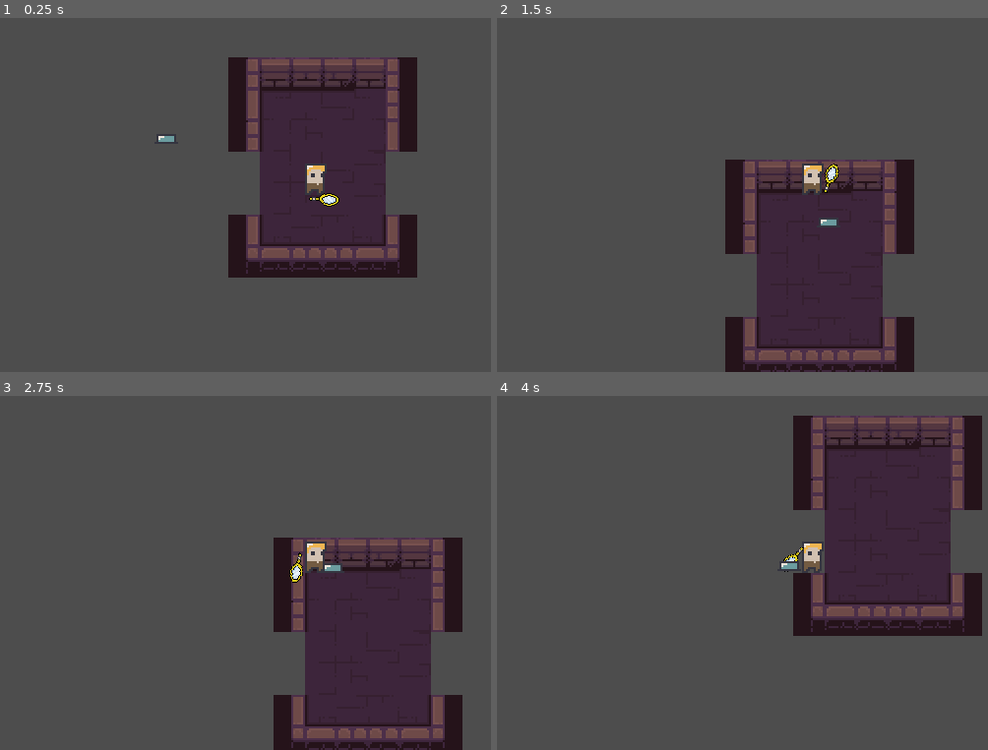
Above: before the commit, frames 1-4 (two rows, left to right).
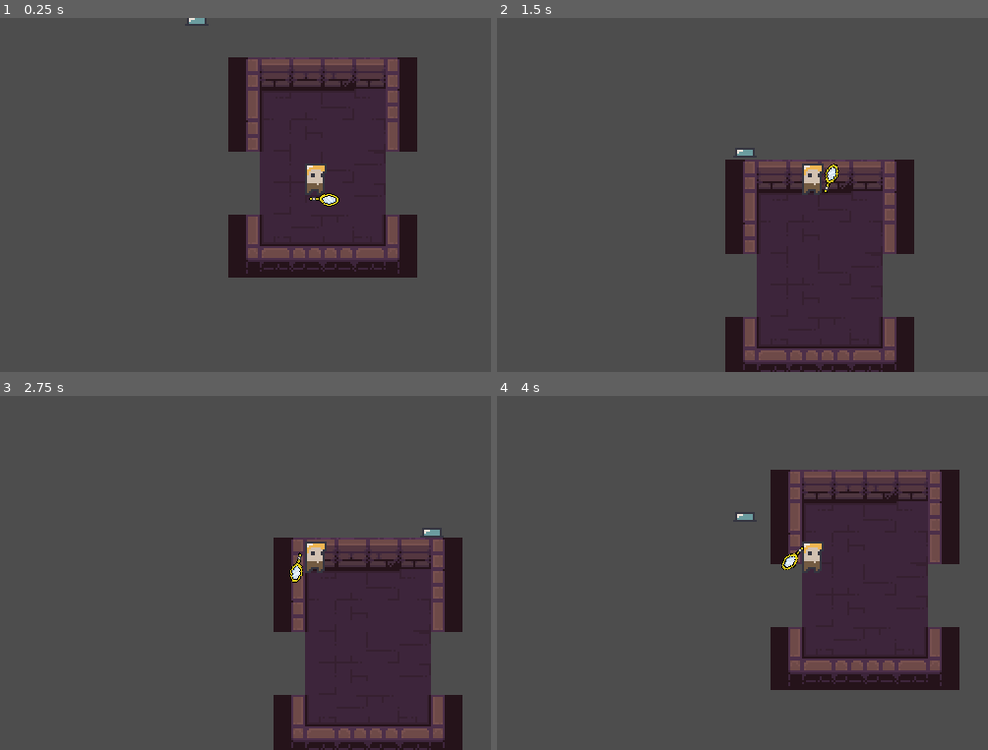
Above: after the commit, the same moments.

Repository: Z3BINI/mirror-attack
Game: Godot game, scene res://scenes/levels/test_level.tscn
The game is run twice, just before and just after one commit, with the same random seed, the same clock (stepped at 60 frames per second) and the same inputs. The project has no main scene, so this scene is started directly.
Inputs (mouse positions are in pixels of both pictures, inside the frame that each line leads up to):
- Up to frame 1 (0.25 s): no input
- Up to frame 2 (1.5 s): move the mouse to (781, 265) at 0.52 s; hold W (move_up) from 0.53 s (still down); tap F (dash) at 0.6 s; move the mouse to (outside the picture) at 1.27 s; tap Shift (sprint) at 1.35 s
- Up to frame 3 (2.75 s): move the mouse to (127, 519) at 2.02 s; release W (move_up) at 2.03 s; hold A (move_left) from 2.03 s (still down); tap F (dash) at 2.1 s
- Up to frame 4 (4 s): move the mouse to (845, 573) at 2.77 s; tap Shift (sprint) at 2.85 s; move the mouse to (717, 484) at 3.52 s; release A (move_left) at 3.53 s; hold S (move_down) from 3.53 s (still down); tap F (dash) at 3.6 s

The runs differ from the first frame. In frame 1, 0.1% of the frame differs, in the area x 32-42%, y 0-35%; in frame 2, 0.1%; in frame 3, 0.1%; in frame 4, 20%, in the area x 48-99%, y 5-84%.

Commit message:
Moved enemy to test hostile trigger

Diff:
--- a/scenes/levels/test_level.tscn
+++ b/scenes/levels/test_level.tscn
@@ -14,5 +14,4 @@
 position = Vector2(60, 86)
 
 [node name="Enemy" parent="." node_paths=PackedStringArray("PLAYER") instance=ExtResource("3_la4cg")]
-position = Vector2(-18, 59)
 PLAYER = NodePath("../Player")
